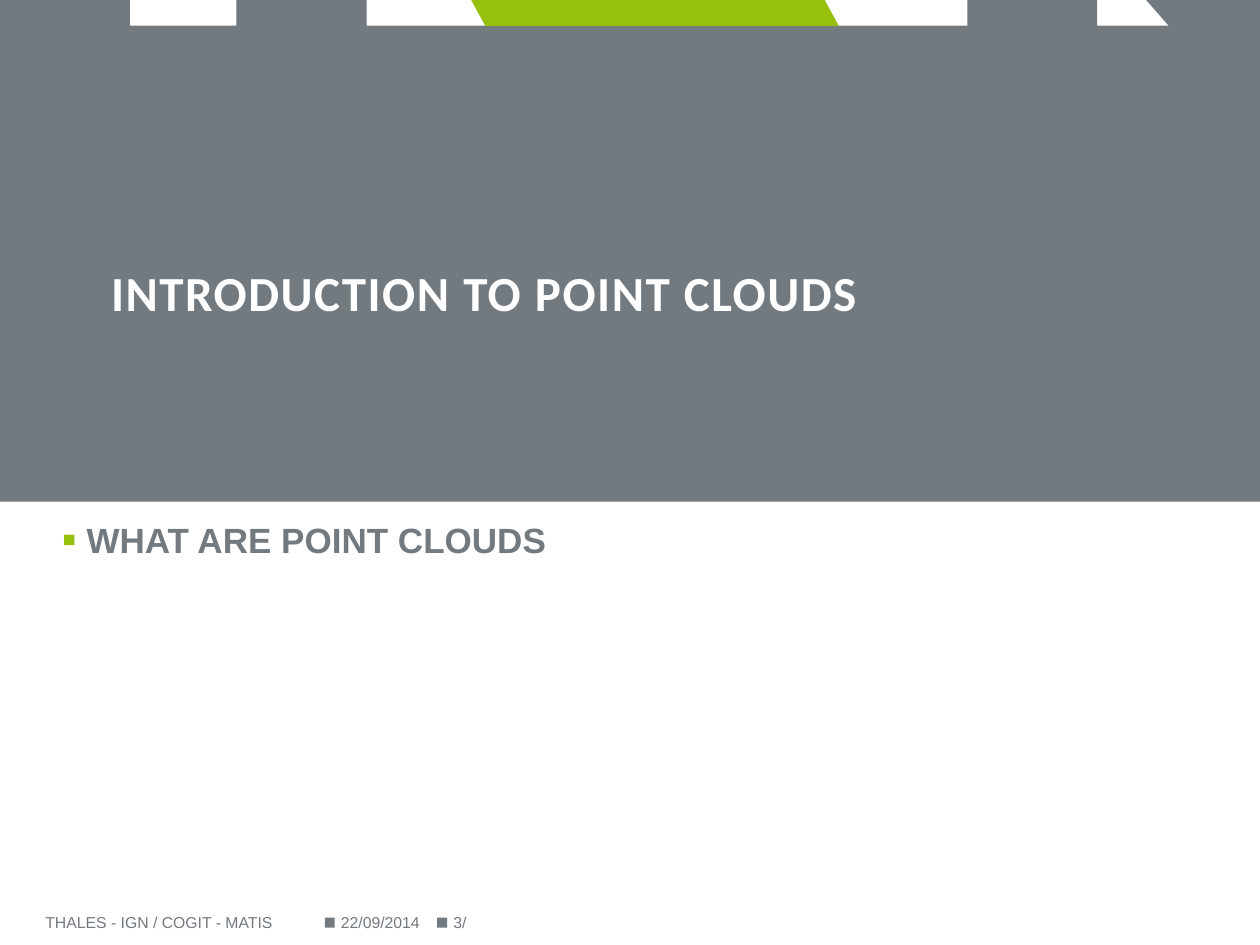
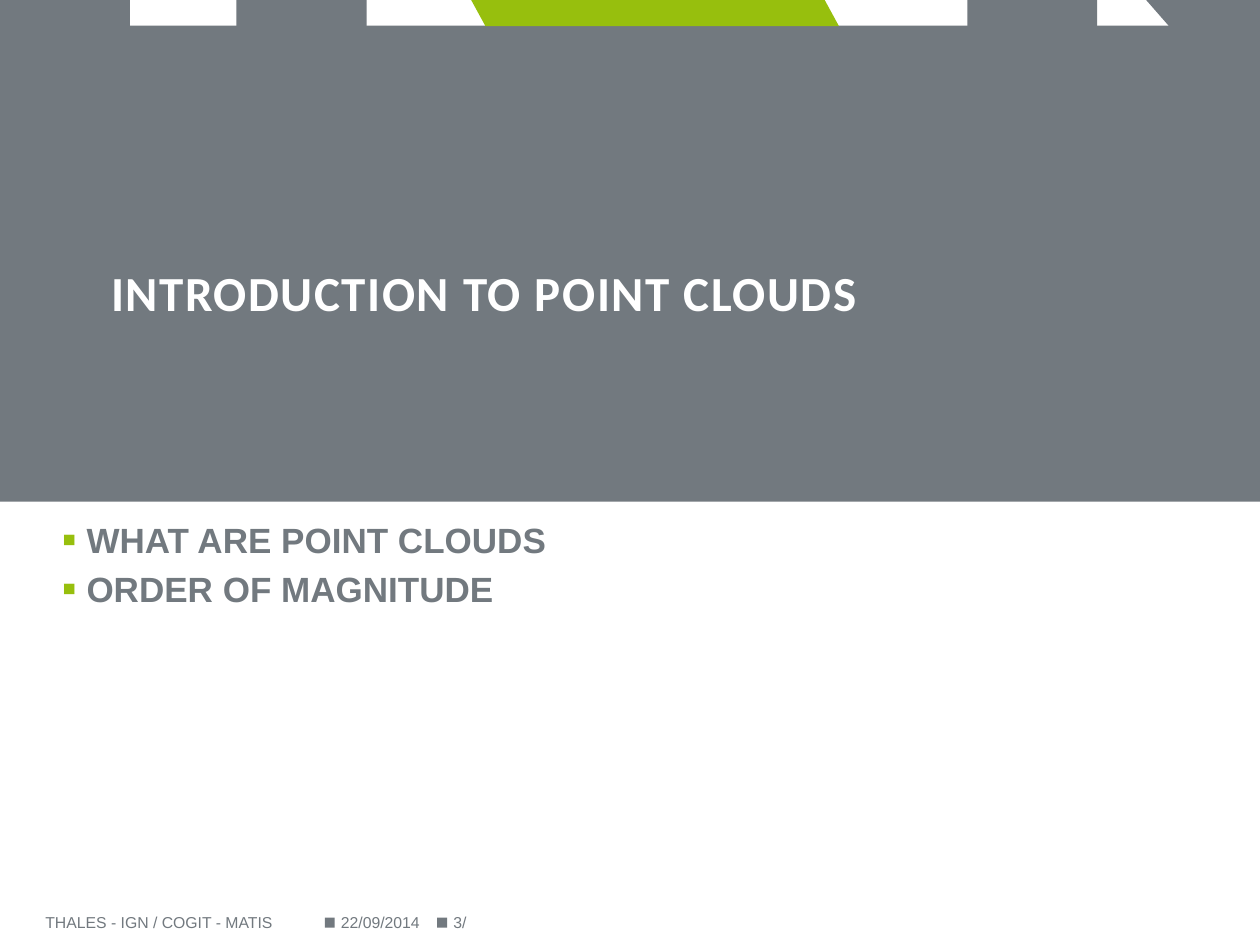
Before and after one commit to Remi-C/Postgres_Day_2014_10_RemiC, a slide deck: slide 3 of presentation_RCura.pptx. Drawn at 1260x945 pixels with LibreOffice and Linux fonts; fonts in the diff are those of the drawing; background and template pictures are left out. Boxes give left, top, right and bottom in pixels: in the first picture for what was removed or moved away, otherwise in the second. Text is boxed around its words. In the diff, an @@ line names an element or a change of style, - is before the commit and + after.

Commit message:
up to discussing pointcloud

```diff
--- a/presentation_RCura.pptx
+++ b/presentation_RCura.pptx
@@ text at <box>87,577,493,603</box>: paragraph added @@
+▪ ORDER OF MAGNITUDE
```
Also in this commit, not shown: 2 other slides changed, 18 slides added.
